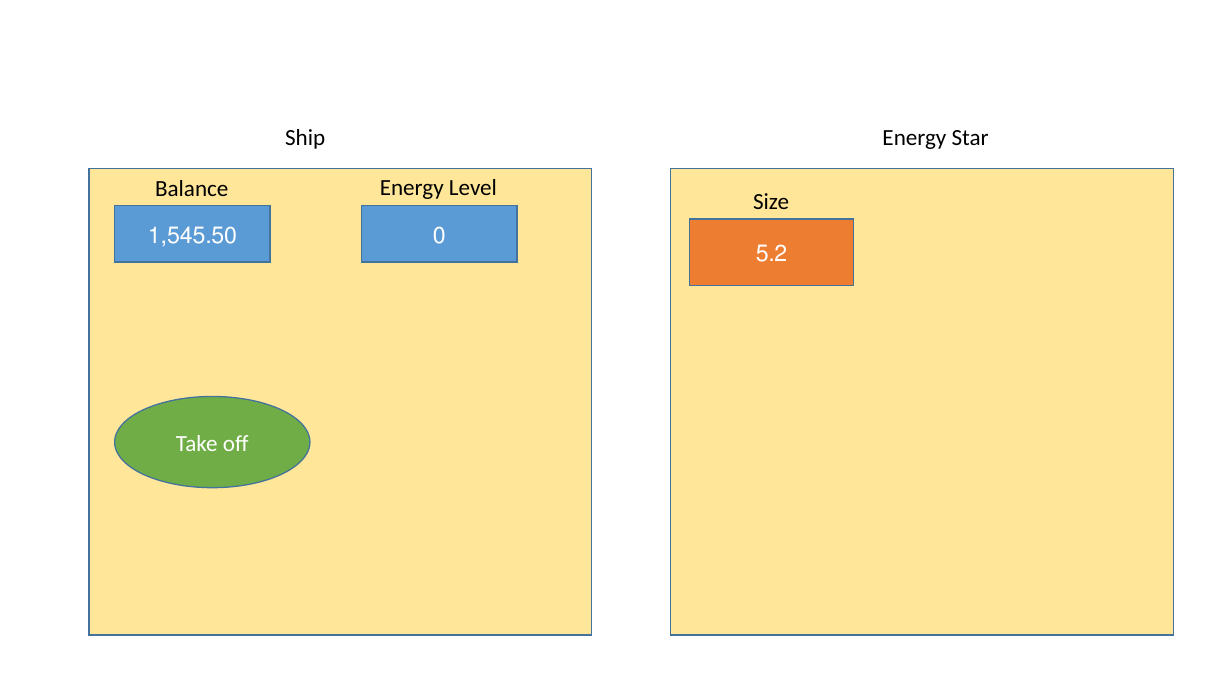
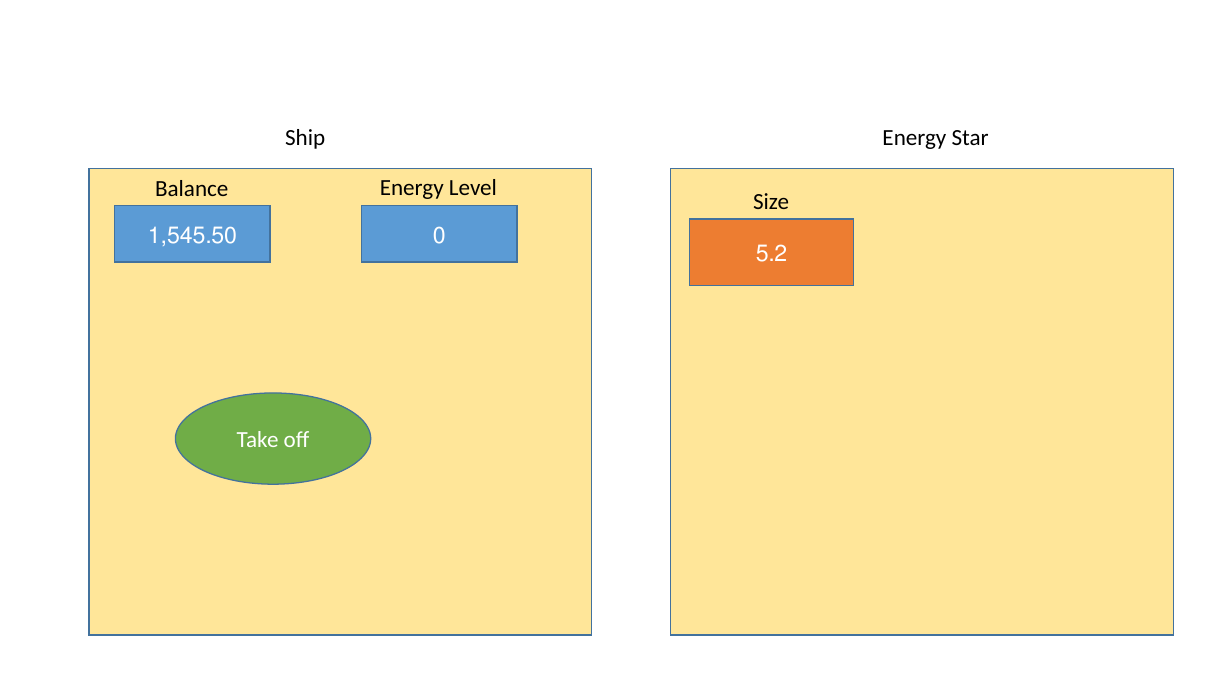
Before and after one commit to erezhasson/DTL, a slide deck: slide 8 of Documents/DTL MOC.pptx. Drawn at 1232x693 pixels with LibreOffice and Linux fonts; fonts in the diff are those of the drawing; background and template pictures are left out. Boxes give left, top, right and bottom in pixels: in the first picture for what was removed or moved away, otherwise in the second. Text is boxed around its words. In the diff, an @@ line names an element or a change of style, - is before the commit and + after.

```diff
--- a/Documents/DTL MOC.pptx
+++ b/Documents/DTL MOC.pptx
@@ ellipse "Take off": place and size @@
-ellipse "Take off" at [115, 396, 310, 488]
+ellipse "Take off" at [176, 393, 371, 484]
```
Also in this commit, not shown: 5 other slides changed.
